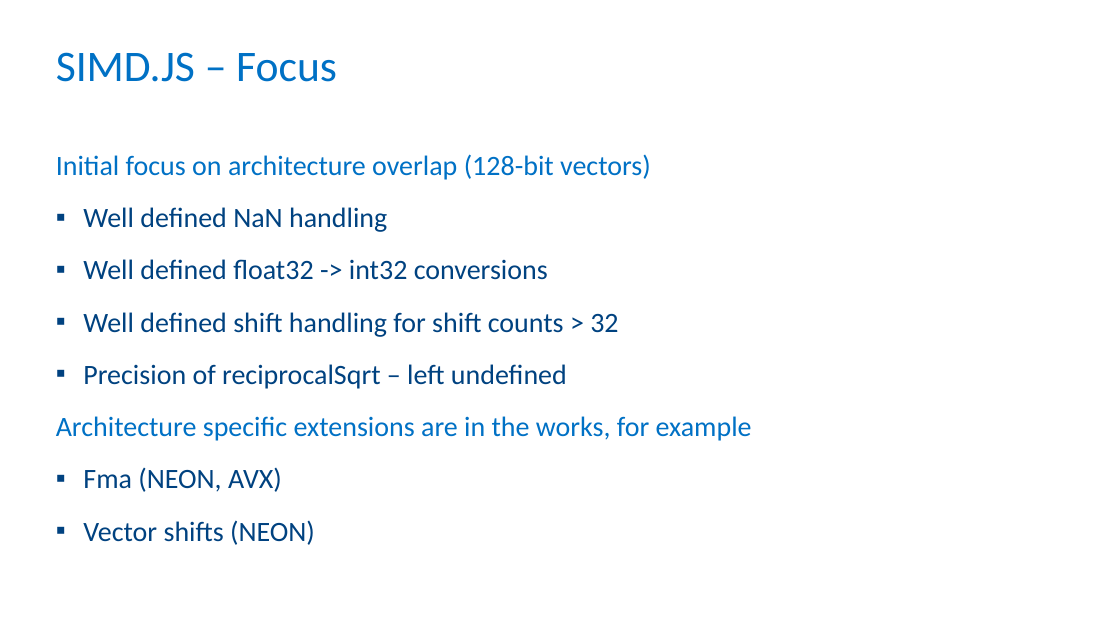
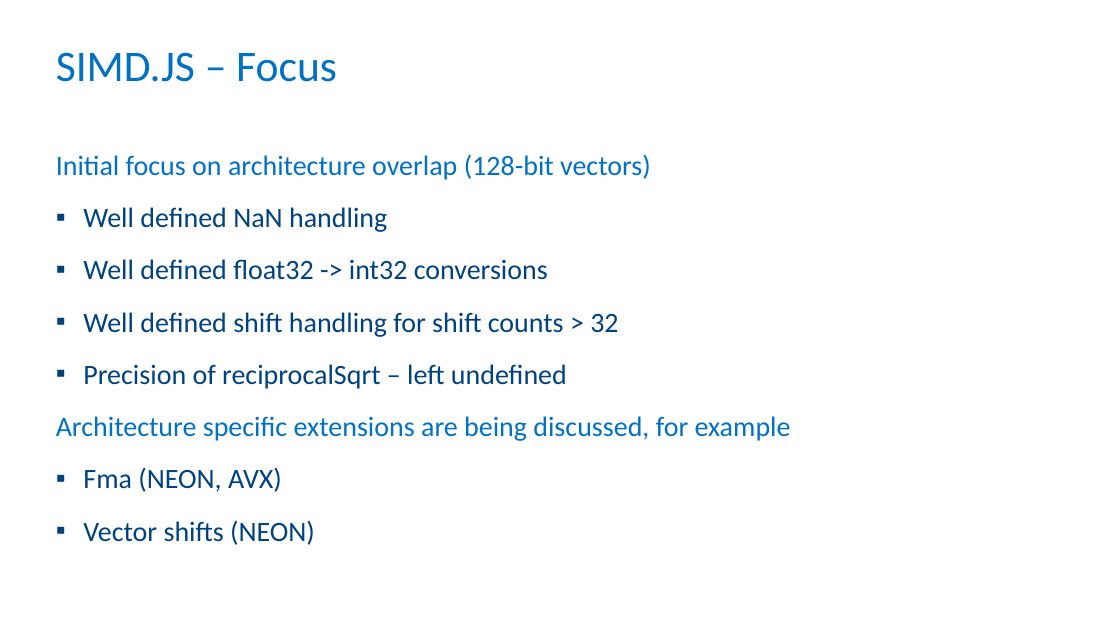
Before and after one commit to PeterJensen/wpmvp2015, a slide deck: slide 12 of simdjs-presentation.pptx. Drawn at 1120x630 pixels with LibreOffice and Linux fonts; fonts in the diff are those of the drawing; background and template pictures are left out. Boxes give left, top, right and bottom in pixels: in the first picture for what was removed or moved away, otherwise in the second. Text is boxed around its words. In the diff, an @@ line names an element or a change of style, - is before the commit and + after.

```diff
--- a/simdjs-presentation.pptx
+++ b/simdjs-presentation.pptx
@@ text at bbox=[56, 416, 791, 441]: text changed @@
-Architecture specific extensions are in the works, for example
+Architecture specific extensions are being discussed, for example
```
Also in this commit, not shown: 1 other slide changed, 1 other file.
